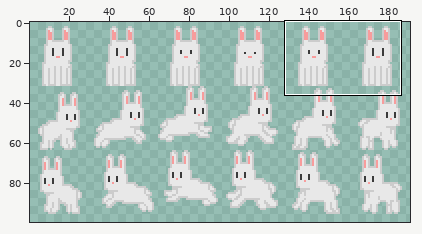
Sprite sheet, stored at res/bunny.png. The first picture is a wide view before the edit; the outline marks the close-up.
Close-up. Before the edit:
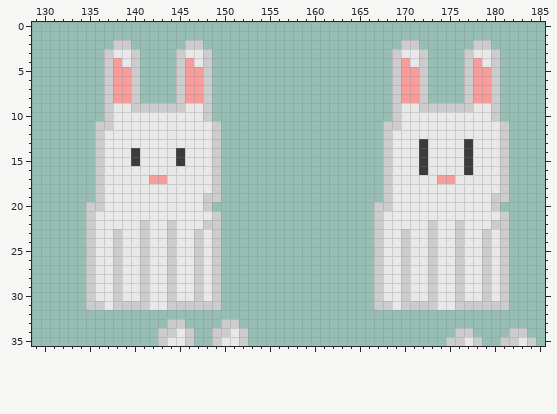
The file is 256x128 pixels. Colours within 5 levels of each other are drawn and written as one. Shown: x 129..185, y 0..35. The wide view leaves out empty margins. The commit also changed other parts of the picture, which this record leaves out.
The result:
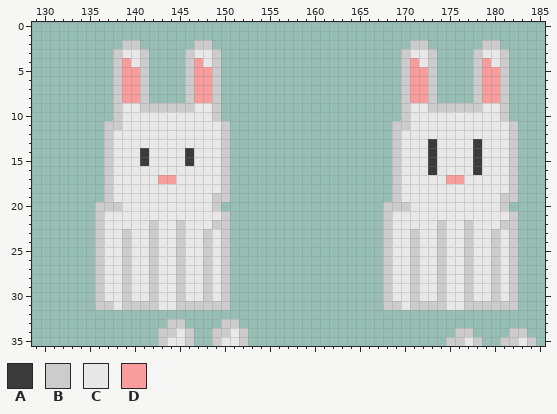
Palette (. is transparent): A #3b3b3b  B #cccccc  C #e8e8e8  D #f89c9c
Changes in this commit:
y 2: x 138 B -> .; x 140 . -> B; x 146 B -> .; x 148 . -> B; x 170 B -> .; x 172 . -> B; x 178 B -> .; x 180 . -> B
y 3: x 137..138 BC -> .B; x 140..141 B. -> CB; x 145..146 BC -> .B; x 148..149 B. -> CB; x 169..170 BC -> .B; x 172..173 B. -> CB; x 177..178 BC -> .B; x 180..181 B. -> CB
y 4: x 137..141 BDCB. -> .BDCB; x 145..149 BDCB. -> .BDCB; x 169..173 BDCB. -> .BDCB; x 177..181 BDCB. -> .BDCB
y 5..8: x 137..138 BD -> .B; x 140..141 B. -> DB; x 145..146 BD -> .B; x 148..149 B. -> DB; x 169..170 BD -> .B; x 172..173 B. -> DB; x 177..178 BD -> .B; x 180..181 B. -> DB
y 9: x 137..138 BC -> .B; x 140 B -> C; x 146 C -> B; x 148..149 B. -> CB; x 169..170 BC -> .B; x 172 B -> C; x 178 C -> B; x 180..181 B. -> CB
y 10: x 137..138 BC -> .B; x 148..149 B. -> CB; x 169..170 BC -> .B; x 180..181 B. -> CB
y 11: x 136 B -> .; x 138 C -> B; x 149..150 B. -> CB; x 168 B -> .; x 170 C -> B; x 181..182 B. -> CB
y 12: x 136..137 BC -> .B; x 149..150 B. -> CB; x 168..169 BC -> .B; x 181..182 B. -> CB
y 13: x 136..137 BC -> .B; x 149..150 B. -> CB; x 168..169 BC -> .B; x 172..173 AC -> CA; x 177..178 AC -> CA; x 181..182 B. -> CB
y 14..15: x 136..137 BC -> .B; x 140..141 AC -> CA; x 145..146 AC -> CA; x 149..150 B. -> CB; x 168..169 BC -> .B; x 172..173 AC -> CA; x 177..178 AC -> CA; x 181..182 B. -> CB
y 16: x 136..137 BC -> .B; x 149..150 B. -> CB; x 168..169 BC -> .B; x 172..173 AC -> CA; x 177..178 AC -> CA; x 181..182 B. -> CB
y 17: x 136..137 BC -> .B; x 142 D -> C; x 144 C -> D; x 149..150 B. -> CB; x 168..169 BC -> .B; x 174 D -> C; x 176 C -> D; x 181..182 B. -> CB
y 18: x 136..137 BC -> .B; x 149..150 B. -> CB; x 168..169 BC -> .B; x 181..182 B. -> CB
y 19: x 136..137 BC -> .B; x 148 B -> C; x 150 . -> B; x 168..169 BC -> .B; x 180 B -> C; x 182 . -> B
y 20: x 135 B -> .; x 137..138 CC -> BB; x 148..149 B. -> CB; x 167 B -> .; x 169..170 CC -> BB; x 180..181 B. -> CB
y 21: x 135..136 BC -> .B; x 149..150 B. -> CB; x 167..168 BC -> .B; x 181..182 B. -> CB
y 22: x 135..136 BC -> .B; x 141..142 BC -> CB; x 144..145 BC -> CB; x 148 B -> C; x 150 . -> B; x 167..168 BC -> .B; x 173..174 BC -> CB; x 176..177 BC -> CB; x 180 B -> C; x 182 . -> B
y 23..30: x 135..136 BC -> .B; x 138..139 BC -> CB; x 141..142 BC -> CB; x 144..145 BC -> CB; x 147..150 BCB. -> CBCB; x 167..168 BC -> .B; x 170..171 BC -> CB; x 173..174 BC -> CB; x 176..177 BC -> CB; x 179..182 BCB. -> CBCB
y 31: x 135 B -> .; x 137..138 CB -> BC; x 142 C -> B; x 144 B -> C; x 150 . -> B; x 167 B -> .; x 169..170 CB -> BC; x 174 C -> B; x 176 B -> C; x 182 . -> B
Changed places in both close-ups, as pixel boxes (x1, y1, x2, y2):
changed: (86, 40, 230, 310)
changed: (374, 40, 518, 310)
